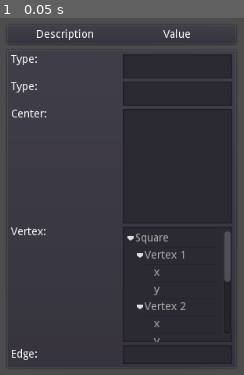
Above: before the commit, frame 1.
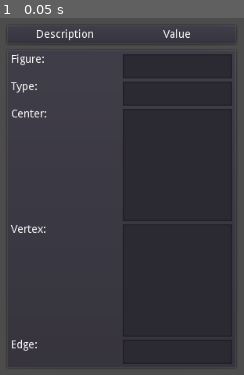
Above: after the commit, the same moment.

Repository: luismariotti1/Geo2D
Game: Godot game, scene res://GUI/Menus/SideMenu/Inspector/Inspector.tscn
Same seed, same stepped clock (60 frames per second), same inputs: the game is played once before the commit and once after it. This scene is started directly instead of the project's main scene.
Inputs:
- Up to frame 1 (0.05 s): no input

The runs differ from the first frame. In frame 1, 1.7% of the frame differs, in the area x 4-96%, y 10-96%.

Commit message:
up

Diff:
--- a/GUI/Menus/SideMenu/Inspector/Inspector.gd
+++ b/GUI/Menus/SideMenu/Inspector/Inspector.gd
@@ -1,22 +1,17 @@
 extends Control
 
-
-# Declare member variables here. Examples:
-# var a = 2
-# var b = "text"
-
-onready var vertex_tree = get_node("VBoxContainer/PanelContainer2/ScrollContainer/VBoxContainer/HBoxVertex/Tree")
-onready var center_tree = get_node("VBoxContainer/PanelContainer2/ScrollContainer/VBoxContainer/HBoxCenter/Tree")
-
-var vertex_list = {}
-
-# Called when the node enters the scene tree for the first time.
-func _ready():
-	exemple_vertex()
-	show_vertex(vertex_list)
-
-#	var coord[] = Vector2(390, 30)
-
+#onready var vertex_tree = get_node("VBoxContainer/PanelContainer2/ScrollContainer/VBoxContainer/ListEdit/items")
+#onready var center_tree = get_node("VBoxContainer/PanelContainer2/ScrollContainer/VBoxContainer/ListEdit/items")
+#
+#var vertex_list = {}
+#
+## Called when the node enters the scene tree for the first time.
+#func _ready():
+#	exemple_vertex()
+#	show_vertex(vertex_list)
+#
+#	var coord = Vector2(390, 30)
+#
 #	var root = center_tree.create_item()
 #	center_tree.set_hide_root(true)
 #
@@ -24,42 +19,42 @@
 #		print(coord[i])
 #		var coordinates = center_tree.create_item()
 #		coordinates.set_text(0, String(coord[i]))
-
-
-func show_vertex(data):
-	var root = vertex_tree.create_item()
-	vertex_tree.set_hide_root(true)
-
-
-	for section in vertex_list:
-		var section_item = vertex_tree.create_item(root)
-		section_item.set_text(0,section)
-
-		for vertex_id in range(vertex_list[section].size()):
-			var vertex_item = vertex_tree.create_item(section_item)
-			vertex_item.set_text(0,vertex_list[section][vertex_id])
-			var vertex_x = vertex_tree.create_item(vertex_item)
-			vertex_x.set_text(0,"x")
-			vertex_x.set_editable(0,true)
-			vertex_x.set_tooltip(0, "Coordenada X")
-
-			var vertex_y = vertex_tree.create_item(vertex_item)
-			vertex_y.set_text(0,"y")
-			vertex_y.set_editable(0,true)
-			vertex_y.set_tooltip(0, "Coordenada Y")
-
-
-
-func exemple_vertex():
-	vertex_list["Square"] = []
+#
+#
+#func show_vertex(data):
+#	var root = vertex_tree.create_item()
+#	vertex_tree.set_hide_root(true)
+#
+#
+#	for section in vertex_list:
+#		var section_item = vertex_tree.create_item(root)
+#		section_item.set_text(0,section)
+#
+#		for vertex_id in range(vertex_list[section].size()):
+#			var vertex_item = vertex_tree.create_item(section_item)
+#			vertex_item.set_text(0,vertex_list[section][vertex_id])
+#			var vertex_x = vertex_tree.create_item(vertex_item)
+#			vertex_x.set_text(0,"x")
+#			vertex_x.set_editable(0,true)
+#			vertex_x.set_tooltip(0, "Coordenada X")
+#
+#			var vertex_y = vertex_tree.create_item(vertex_item)
+#			vertex_y.set_text(0,"y")
+#			vertex_y.set_editable(0,true)
+#			vertex_y.set_tooltip(0, "Coordenada Y")
+#
+#
+#
+#func exemple_vertex():
+#	vertex_list["Square"] = []
 #	vertex_list["Triangle"] = []
 #	vertex_list["Hexagon"] = []
-
-	vertex_list["Square"].append("Vertex 1")
-	vertex_list["Square"].append("Vertex 2")
-	vertex_list["Square"].append("Vertex 3")
-	vertex_list["Square"].append("Vertex 4")
-
+#
+#	vertex_list["Square"].append("Vertex 1")
+#	vertex_list["Square"].append("Vertex 2")
+#	vertex_list["Square"].append("Vertex 3")
+#	vertex_list["Square"].append("Vertex 4")
+#
 #	vertex_list["Triangle"].append("Vertex 1")
 #	vertex_list["Triangle"].append("Vertex 2")
 #	vertex_list["Triangle"].append("Vertex 3")
@@ -70,8 +65,3 @@
 #	vertex_list["Hexagon"].append("Vertex 4")
 #	vertex_list["Hexagon"].append("Vertex 5")
 #	vertex_list["Hexagon"].append("Vertex 6")
-
-
-# Called every frame. 'delta' is the elapsed time since the previous frame.
-#func _process(delta):
-#	pass
--- a/GUI/Menus/SideMenu/Inspector/Inspector.tscn
+++ b/GUI/Menus/SideMenu/Inspector/Inspector.tscn
@@ -1,7 +1,8 @@
-[gd_scene load_steps=3 format=2]
+[gd_scene load_steps=4 format=2]
 
 [ext_resource path="res://GUI/Menus/SideMenu/Inspector/Line/AtributEdit.tscn" type="PackedScene" id=1]
 [ext_resource path="res://GUI/Menus/SideMenu/Inspector/Inspector.gd" type="Script" id=2]
+[ext_resource path="res://GUI/Menus/SideMenu/Inspector/Line/List/ListEdit.tscn" type="PackedScene" id=3]
 
 [node name="Inspector" type="Control"]
 anchor_left = 0.5
@@ -75,71 +76,37 @@
 size_flags_vertical = 3
 
 [node name="AtributEdit" parent="VBoxContainer/PanelContainer2/ScrollContainer/VBoxContainer" instance=ExtResource( 1 )]
+margin_bottom = 31.0
+
+[node name="AtributeName" parent="VBoxContainer/PanelContainer2/ScrollContainer/VBoxContainer/AtributEdit" index="0"]
+text = "Figure:
+"
 
 [node name="AtributEdit2" parent="VBoxContainer/PanelContainer2/ScrollContainer/VBoxContainer" instance=ExtResource( 1 )]
-margin_top = 28.0
-margin_bottom = 52.0
+margin_top = 35.0
+margin_bottom = 66.0
 
-[node name="ListEdit" type="HBoxContainer" parent="VBoxContainer/PanelContainer2/ScrollContainer/VBoxContainer"]
-margin_top = 56.0
-margin_right = 283.0
-margin_bottom = 210.0
-size_flags_horizontal = 3
-size_flags_vertical = 3
+[node name="ListEdit" parent="VBoxContainer/PanelContainer2/ScrollContainer/VBoxContainer" instance=ExtResource( 3 )]
 
-[node name="LCenter" type="Label" parent="VBoxContainer/PanelContainer2/ScrollContainer/VBoxContainer/ListEdit"]
-margin_right = 139.0
-margin_bottom = 14.0
-size_flags_horizontal = 3
-size_flags_vertical = 0
-text = "Center:"
-valign = 1
+[node name="ListEdit2" parent="VBoxContainer/PanelContainer2/ScrollContainer/VBoxContainer" instance=ExtResource( 3 )]
+margin_top = 218.0
+margin_bottom = 362.0
 
-[node name="Tree" type="Tree" parent="VBoxContainer/PanelContainer2/ScrollContainer/VBoxContainer/ListEdit"]
-margin_left = 143.0
-margin_right = 283.0
-margin_bottom = 154.0
-size_flags_horizontal = 3
-size_flags_vertical = 3
+[node name="ListName" parent="VBoxContainer/PanelContainer2/ScrollContainer/VBoxContainer/ListEdit2" index="0"]
+text = "Vertex:"
 
-[node name="HBoxVertex" type="HBoxContainer" parent="VBoxContainer/PanelContainer2/ScrollContainer/VBoxContainer"]
-margin_top = 214.0
-margin_right = 283.0
-margin_bottom = 369.0
-size_flags_vertical = 3
-
-[node name="LVertex" type="Label" parent="VBoxContainer/PanelContainer2/ScrollContainer/VBoxContainer/HBoxVertex"]
-margin_right = 139.0
-margin_bottom = 14.0
-size_flags_horizontal = 3
-size_flags_vertical = 0
-text = "Vertex:"
-valign = 1
-
-[node name="Tree" type="Tree" parent="VBoxContainer/PanelContainer2/ScrollContainer/VBoxContainer/HBoxVertex"]
-margin_left = 143.0
-margin_right = 283.0
-margin_bottom = 155.0
-size_flags_horizontal = 3
-size_flags_vertical = 3
-hide_root = true
-drop_mode_flags = 1
-
-[node name="HBoxEdge" type="HBoxContainer" parent="VBoxContainer/PanelContainer2/ScrollContainer/VBoxContainer"]
-margin_top = 373.0
-margin_right = 283.0
+[node name="AtributEdit3" parent="VBoxContainer/PanelContainer2/ScrollContainer/VBoxContainer" instance=ExtResource( 1 )]
+margin_top = 366.0
 margin_bottom = 397.0
 
-[node name="LEdge" type="Label" parent="VBoxContainer/PanelContainer2/ScrollContainer/VBoxContainer/HBoxEdge"]
-margin_top = 5.0
-margin_right = 139.0
-margin_bottom = 19.0
-size_flags_horizontal = 3
-text = "Edge:"
-valign = 1
+[node name="AtributeName" parent="VBoxContainer/PanelContainer2/ScrollContainer/VBoxContainer/AtributEdit3" index="0"]
+text = "Edge:
+"
 
-[node name="LineEdit" type="LineEdit" parent="VBoxContainer/PanelContainer2/ScrollContainer/VBoxContainer/HBoxEdge"]
-margin_left = 143.0
-margin_right = 283.0
-margin_bottom = 24.0
-size_flags_horizontal = 3
+[editable path="VBoxContainer/PanelContainer2/ScrollContainer/VBoxContainer/AtributEdit"]
+
+[editable path="VBoxContainer/PanelContainer2/ScrollContainer/VBoxContainer/AtributEdit2"]
+
+[editable path="VBoxContainer/PanelContainer2/ScrollContainer/VBoxContainer/ListEdit2"]
+
+[editable path="VBoxContainer/PanelContainer2/ScrollContainer/VBoxContainer/AtributEdit3"]
--- a/GUI/Menus/SideMenu/Inspector/Line/AtributEdit.tscn
+++ b/GUI/Menus/SideMenu/Inspector/Line/AtributEdit.tscn
@@ -7,7 +7,7 @@
 "_edit_use_anchors_": false
 }
 
-[node name="LType" type="Label" parent="."]
+[node name="AtributeName" type="Label" parent="."]
 margin_right = 139.0
 margin_bottom = 31.0
 size_flags_horizontal = 3
@@ -15,7 +15,7 @@
 "
 valign = 1
 
-[node name="LineEdit" type="LineEdit" parent="."]
+[node name="Value" type="LineEdit" parent="."]
 margin_left = 143.0
 margin_right = 283.0
 margin_bottom = 31.0
--- /dev/null
+++ b/GUI/Menus/SideMenu/Inspector/Line/List/ListEdit.gd
@@ -0,0 +1,10 @@
+extends HBoxContainer
+
+onready var items = get_node("items")
+var list = []
+# Called when the node enters the scene tree for the first time.
+func _ready():
+	list.append("Square")
+	list.append("Triangle")
+	list.append("Hexagon")
+	print(list)
--- /dev/null
+++ b/GUI/Menus/SideMenu/Inspector/Line/List/ListEdit.tscn
@@ -0,0 +1,29 @@
+[gd_scene load_steps=2 format=2]
+
+[ext_resource path="res://GUI/Menus/SideMenu/Inspector/Line/List/ListEdit.gd" type="Script" id=1]
+
+[node name="ListEdit" type="HBoxContainer"]
+margin_top = 70.0
+margin_right = 283.0
+margin_bottom = 214.0
+size_flags_horizontal = 3
+size_flags_vertical = 3
+script = ExtResource( 1 )
+__meta__ = {
+"_edit_use_anchors_": false
+}
+
+[node name="ListName" type="Label" parent="."]
+margin_right = 139.0
+margin_bottom = 14.0
+size_flags_horizontal = 3
+size_flags_vertical = 0
+text = "Center:"
+valign = 1
+
+[node name="items" type="Tree" parent="."]
+margin_left = 143.0
+margin_right = 283.0
+margin_bottom = 144.0
+size_flags_horizontal = 3
+size_flags_vertical = 3
